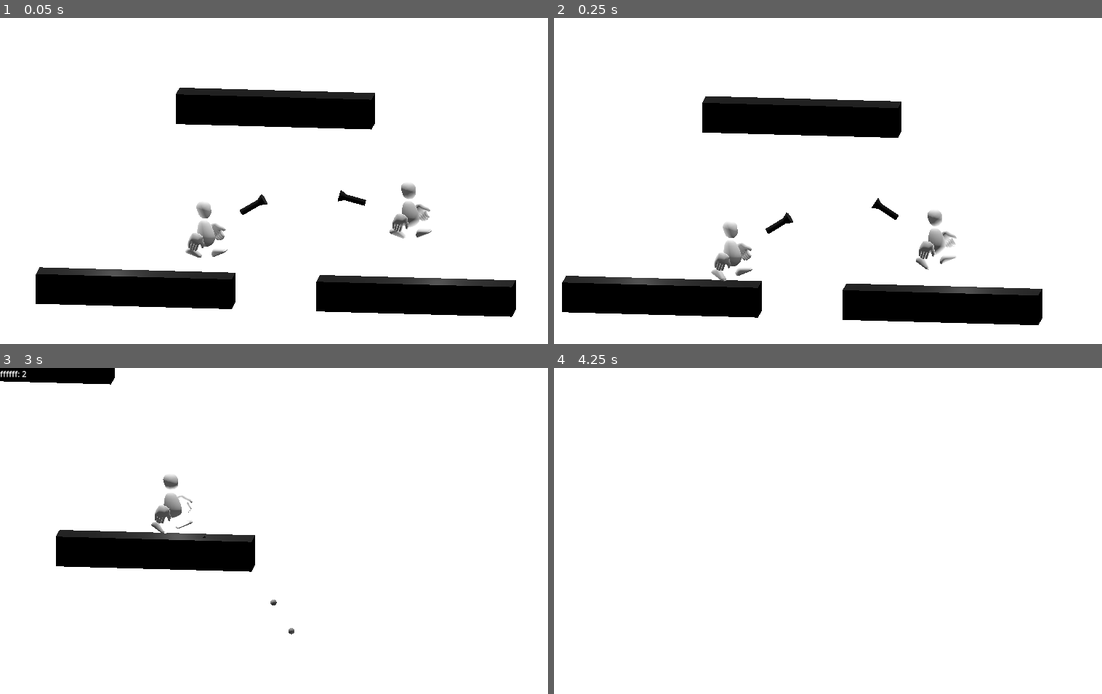
Above: before the commit, frames 1-4 (two rows, left to right).
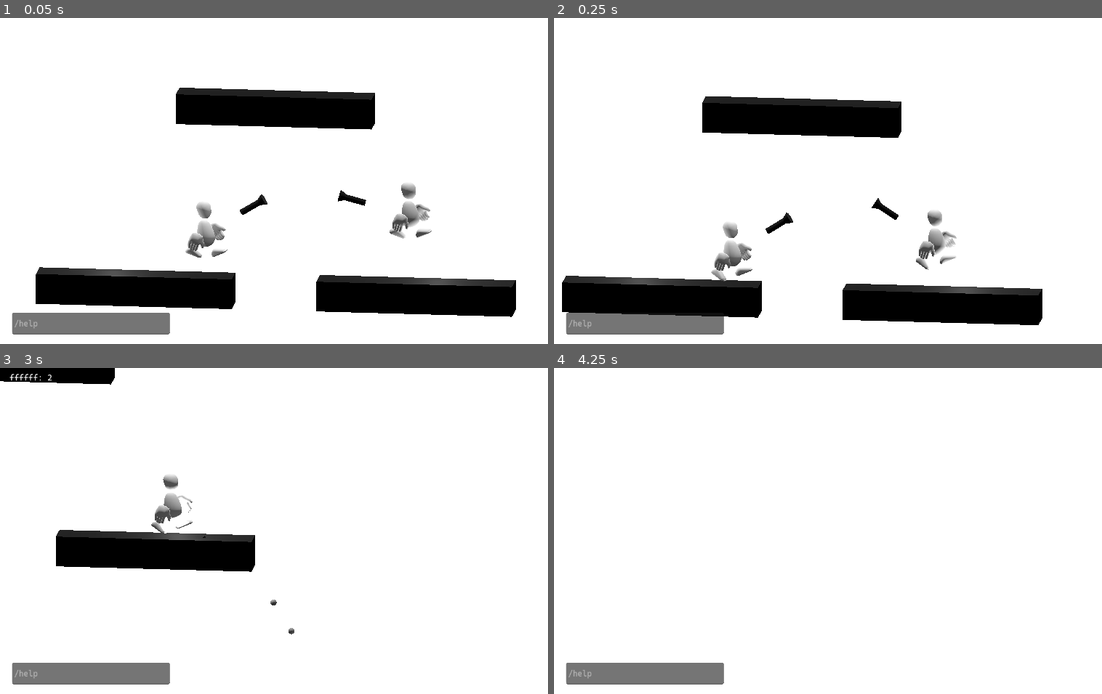
Above: after the commit, the same moments.

Repository: theowiik/project-epic-footsies-2
Game: Godot game, scene res://scenes/main.tscn
The game is run twice, just before and just after one commit, with the same random seed, the same clock (stepped at 60 frames per second) and the same inputs. The engine's default icon, where the game draws it, is replaced by a stand-in: a white triangle on a blue panel in a dark square.
Inputs (mouse positions are in pixels of both pictures, inside the frame that each line leads up to):
- Up to frame 1 (0.05 s): no input
- Up to frame 2 (0.25 s): no input
- Up to frame 3 (3 s): move the mouse to (416, 514) at 0.52 s; hold D 0.53-1.28 s; click (416, 514) at 0.67 s; tap Space at 0.77, 1.52 s; move the mouse to (175, 547) at 1.27 s; hold S 1.28-2.03 s; move the mouse to (350, 459) at 2.02 s; hold D 2.03-2.78 s; move the mouse to (263, 596) at 2.77 s; hold W from 2.78 s (still down); click (263, 596) at 2.92 s
- Up to frame 4 (4.25 s): tap Space at 3.02, 3.77 s; move the mouse to (1019, 579) at 3.52 s; release W at 3.53 s; hold A from 3.53 s (still down)

The runs differ from the first frame. In frame 1, 1.9% of the frame differs, in the area x 2-32%, y 90-98%; in frame 2, 1.8%; in frame 3, 2.0%, in the area x 0-32%, y 0-98%; in frame 4, 1.9%.

Commit message:
Add console

Diff:
--- a/game/scenes/hud.tscn
+++ b/game/scenes/hud.tscn
@@ -1,6 +1,7 @@
-[gd_scene load_steps=2 format=3 uid="uid://dacw2gn4smkwj"]
+[gd_scene load_steps=3 format=3 uid="uid://dacw2gn4smkwj"]
 
 [ext_resource type="Script" uid="uid://fspuivr1mf8v" path="res://scripts/hud.gd" id="1_ahhtf"]
+[ext_resource type="FontFile" uid="uid://b0he2rrpenx1d" path="res://assets/fonts/cascadia_mono.ttf" id="2_oo0fn"]
 
 [node name="HUD" type="Control"]
 layout_mode = 3
@@ -13,6 +14,29 @@
 
 [node name="ScoreLabel" type="Label" parent="."]
 layout_mode = 0
-offset_right = 40.0
-offset_bottom = 23.0
-text = "hello world"
+offset_left = 19.0
+offset_top = 10.0
+offset_right = 66.0
+offset_bottom = 33.0
+theme_override_fonts/font = ExtResource("2_oo0fn")
+text = "score"
+
+[node name="ConsoleLineEdit" type="LineEdit" parent="."]
+layout_mode = 0
+offset_left = 24.0
+offset_top = 586.0
+offset_right = 337.0
+offset_bottom = 629.0
+theme_override_fonts/font = ExtResource("2_oo0fn")
+placeholder_text = "/help"
+
+[node name="ConsoleLabel" type="RichTextLabel" parent="."]
+layout_mode = 0
+offset_left = 28.0
+offset_top = 356.0
+offset_right = 608.0
+offset_bottom = 565.0
+theme_override_fonts/normal_font = ExtResource("2_oo0fn")
+theme_override_font_sizes/normal_font_size = 13
+
+[connection signal="text_submitted" from="ConsoleLineEdit" to="." method="_on_console_line_edit_text_submitted"]
--- /dev/null
+++ b/game/scripts/console.gd
@@ -0,0 +1,79 @@
+class_name Console
+extends RefCounted
+
+var output_label: RichTextLabel
+var scene_tree: SceneTree
+var commands: Dictionary = {}
+
+
+func _init(output: RichTextLabel, tree: SceneTree):
+	output_label = output
+	scene_tree = tree
+	_register_commands()
+
+
+func _register_commands():
+	commands["apply"] = _cmd_apply
+	commands["list"] = _cmd_list
+	commands["help"] = _cmd_help
+
+
+func execute(input: String):
+	var parts = input.split(" ", false)
+	if parts.size() == 0:
+		return
+
+	var command = parts[0].trim_prefix("/")
+	var args = parts.slice(1)
+
+	if commands.has(command):
+		commands[command].call(args)
+	else:
+		write("Unknown command: " + command)
+		write("Type /help for available commands")
+
+
+func write(text: String):
+	output_label.text += text + "\n"
+
+
+func _cmd_apply(args: Array):
+	if args.size() < 1:
+		write("Usage: /apply <powerup_name>")
+		return
+
+	var powerup_name = args[0]
+	var players = _get_players()
+
+	if players.size() == 0:
+		write("No players found")
+		return
+
+	var success_count = 0
+	for player in players:
+		if player.apply_powerup(powerup_name):
+			success_count += 1
+
+	if success_count > 0:
+		write("Applied '%s' to %d player(s)" % [powerup_name, success_count])
+	else:
+		write("Failed to apply '%s' (already active or invalid)" % powerup_name)
+
+
+func _cmd_list(args: Array):
+	var registry = PowerUpRegistry.new()
+	var powerups = registry.get_all_powerups()
+	write("Available powerups:")
+	for powerup in powerups:
+		write("  - " + powerup)
+
+
+func _cmd_help(args: Array):
+	write("Available commands:")
+	write("  /apply <powerup_name> - Apply powerup to all players")
+	write("  /list - List all available powerups")
+	write("  /help - Show this help message")
+
+
+func _get_players() -> Array:
+	return scene_tree.get_nodes_in_group(Constants.PLAYERS_GROUP)
--- a/game/scripts/hud.gd
+++ b/game/scripts/hud.gd
@@ -1,9 +1,15 @@
 extends Control
 
 @onready var score_label: Label = $ScoreLabel
+@onready var console_input: LineEdit = $ConsoleLineEdit
+@onready var console_output: RichTextLabel = $ConsoleLabel
+
+var console: Console
 
 
 func _ready() -> void:
+	console = Console.new(console_output, get_tree())
+
 	for bulb in get_tree().get_nodes_in_group(Constants.BULBS_GROUP):
 		bulb.bulb_hit.connect(recalculate_scores)
 	get_tree().node_added.connect(_on_node_added)
@@ -28,3 +34,8 @@
 		texts.append("%s: %d" % [color.to_html(false), counts[color]])
 
 	score_label.text = " | ".join(texts)
+
+
+func _on_console_line_edit_text_submitted(new_text: String) -> void:
+	console_input.clear()
+	console.execute(new_text)
--- a/game/scripts/movement/decorators/double_jump_decorator.gd
+++ b/game/scripts/movement/decorators/double_jump_decorator.gd
@@ -1,2 +1,16 @@
 class_name DoubleJumpDecorator
 extends MoverDecorator
+
+var max_jumps: int = 2
+
+
+func _init(mover: MoverInterface, max_jump_count: int = 2):
+	super(mover)
+	max_jumps = max_jump_count
+
+
+func process_movement(input_vector: Vector2, delta: float, context: MovementContext) -> Vector3:
+	if context.jump_pressed and not context.is_on_floor and context.jump_count > 0 and context.jump_count < max_jumps:
+		context.jump_requested = true
+
+	return base_mover.process_movement(input_vector, delta, context)
--- a/game/scripts/movement/default_mover.gd
+++ b/game/scripts/movement/default_mover.gd
@@ -14,15 +14,20 @@
 func process_movement(input_vector: Vector2, delta: float, context: MovementContext) -> Vector3:
 	var velocity = Vector3.ZERO
 
-	# Horizontal movement
 	velocity.x = input_vector.x * speed
 	velocity.z = 0
+	velocity.y = context.velocity_y
 
-	# Vertical movement (gravity and jumping)
-	velocity.y = context.velocity_y
-	if not context.is_on_floor:
+	if context.is_on_floor:
+		context.jump_count = 0
+		if context.jump_pressed:
+			context.jump_requested = true
+	else:
 		velocity.y -= GRAVITY * delta
-	if context.jump_pressed and context.is_on_floor:
+
+	if context.jump_requested:
 		velocity.y = JUMP_VELOCITY
+		context.jump_count += 1
+		context.jump_requested = false
 
 	return velocity
--- a/game/scripts/movement/movement_context.gd
+++ b/game/scripts/movement/movement_context.gd
@@ -4,9 +4,13 @@
 var velocity_y: float = 0.0
 var is_on_floor: bool = false
 var jump_pressed: bool = false
+var jump_count: int = 0
+var jump_requested: bool = false
 
 
-func _init(vel_y: float = 0.0, on_floor: bool = false, jump: bool = false):
+func _init(vel_y: float = 0.0, on_floor: bool = false, jump: bool = false, jumps: int = 0):
 	velocity_y = vel_y
 	is_on_floor = on_floor
 	jump_pressed = jump
+	jump_count = jumps
+	jump_requested = false
--- a/game/scripts/player.gd
+++ b/game/scripts/player.gd
@@ -11,6 +11,7 @@
 var mover: MoverInterface
 var base_mover: MoverInterface
 var mover_decorators: Array[String] = []
+var jump_count: int = 0
 
 # Shooting
 var shooter: ShooterInterface
@@ -23,6 +24,8 @@
 
 
 func _ready():
+	add_to_group(Constants.PLAYERS_GROUP)
+
 	# input = GamepadInput.new(device_id)
 	input = KeyboardMouseInput.new(self)
 
@@ -54,11 +57,44 @@
 
 
 func _process_movement(delta: float) -> void:
-	var context = MovementContext.new(velocity.y, is_on_floor(), input.is_jump_just_pressed())
+	var context = MovementContext.new(velocity.y, is_on_floor(), input.is_jump_just_pressed(), jump_count)
 	velocity = mover.process_movement(input.get_movement(), delta, context)
+	jump_count = context.jump_count
 	move_and_slide()
 
 
 func _shoot():
 	var direction = (shoot_position.global_position - global_position).normalized()
-	shooter.shoot(shoot_position.global_position, direction, TEAM_COLOR, get_parent())
+	var context = ShootingContext.new(shoot_position.global_position, direction, TEAM_COLOR, get_parent())
+	shooter.shoot(context)
+
+
+func apply_powerup(powerup_name: String) -> bool:
+	var registry = PowerUpRegistry.new()
+
+	if registry.is_movement_powerup(powerup_name):
+		if not mover_decorators.has(powerup_name):
+			mover_decorators.append(powerup_name)
+			_rebuild_movement_chain()
+			return true
+	elif registry.is_shooting_powerup(powerup_name):
+		if not shooter_decorators.has(powerup_name):
+			shooter_decorators.append(powerup_name)
+			_rebuild_shooting_chain()
+			return true
+
+	return false
+
+
+func _rebuild_movement_chain():
+	var registry = PowerUpRegistry.new()
+	mover = base_mover
+	for powerup_name in mover_decorators:
+		mover = registry.create_movement_decorator(powerup_name, mover)
+
+
+func _rebuild_shooting_chain():
+	var registry = PowerUpRegistry.new()
+	shooter = base_shooter
+	for powerup_name in shooter_decorators:
+		shooter = registry.create_shooting_decorator(powerup_name, shooter)
--- /dev/null
+++ b/game/scripts/powerup_registry.gd
@@ -0,0 +1,40 @@
+class_name PowerUpRegistry
+extends RefCounted
+
+var movement_powerups = {
+	"phast": PhastDecorator,
+	"double_jump": DoubleJumpDecorator,
+}
+
+var shooting_powerups = {
+	"rapid_fire": RapidFireDecorator,
+	"triple_shot": TripleShotDecorator,
+	"fast_bullets": FastBulletsDecorator,
+}
+
+
+func get_all_powerups() -> Array[String]:
+	var all: Array[String] = []
+	all.append_array(movement_powerups.keys())
+	all.append_array(shooting_powerups.keys())
+	return all
+
+
+func is_movement_powerup(name: String) -> bool:
+	return movement_powerups.has(name)
+
+
+func is_shooting_powerup(name: String) -> bool:
+	return shooting_powerups.has(name)
+
+
+func create_movement_decorator(name: String, base: MoverInterface) -> MoverInterface:
+	if not movement_powerups.has(name):
+		return null
+	return movement_powerups[name].new(base)
+
+
+func create_shooting_decorator(name: String, base: ShooterInterface) -> ShooterInterface:
+	if not shooting_powerups.has(name):
+		return null
+	return shooting_powerups[name].new(base)
--- a/game/scripts/shooting/decorators/fast_bullets_decorator.gd
+++ b/game/scripts/shooting/decorators/fast_bullets_decorator.gd
@@ -4,5 +4,11 @@
 var speed_multiplier: float = 2.0
 
 
-func get_bullet_speed() -> float:
-	return base_shooter.get_bullet_speed() * speed_multiplier
+func _init(shooter: ShooterInterface, multiplier: float = 2.0):
+	super(shooter)
+	speed_multiplier = multiplier
+
+
+func shoot(context: ShootingContext) -> void:
+	context.speed_multiplier *= speed_multiplier
+	base_shooter.shoot(context)
--- a/game/scripts/shooting/decorators/rapid_fire_decorator.gd
+++ b/game/scripts/shooting/decorators/rapid_fire_decorator.gd
@@ -1,6 +1,13 @@
 class_name RapidFireDecorator
 extends ShooterDecorator
 
+var delay_multiplier: float = 0.5
+
+
+func _init(shooter: ShooterInterface, multiplier: float = 0.5):
+	super(shooter)
+	delay_multiplier = multiplier
+
 
 func get_shoot_delay() -> float:
-	return base_shooter.get_shoot_delay() * 0.5
+	return base_shooter.get_shoot_delay() * delay_multiplier
--- a/game/scripts/shooting/decorators/triple_shot_decorator.gd
+++ b/game/scripts/shooting/decorators/triple_shot_decorator.gd
@@ -4,11 +4,16 @@
 var spread_angle: float = 15.0
 
 
-func shoot(from_position: Vector3, direction: Vector3, team_color: Color, parent: Node) -> void:
-	base_shooter.shoot(from_position, direction, team_color, parent)
+func _init(shooter: ShooterInterface, angle: float = 15.0):
+	super(shooter)
+	spread_angle = angle
 
-	var left_dir = direction.rotated(Vector3.FORWARD, deg_to_rad(spread_angle))
-	base_shooter.shoot(from_position, left_dir, team_color, parent)
 
-	var right_dir = direction.rotated(Vector3.FORWARD, -deg_to_rad(spread_angle))
-	base_shooter.shoot(from_position, right_dir, team_color, parent)
+func shoot(context: ShootingContext) -> void:
+	var left_dir = context.direction.rotated(Vector3.FORWARD, deg_to_rad(spread_angle))
+	context.extra_shots.append({"direction": left_dir})
+
+	var right_dir = context.direction.rotated(Vector3.FORWARD, -deg_to_rad(spread_angle))
+	context.extra_shots.append({"direction": right_dir})
+
+	base_shooter.shoot(context)
--- a/game/scripts/shooting/default_shooter.gd
+++ b/game/scripts/shooting/default_shooter.gd
@@ -6,28 +6,30 @@
 var shoot_delay: float = 0.3
 
 
-func get_bullet_scene() -> PackedScene:
-	return bullet_scene
-
-
-func get_bullet_speed() -> float:
-	return bullet_speed
-
-
 func get_shoot_delay() -> float:
 	return shoot_delay
 
 
-func shoot(from_position: Vector3, direction: Vector3, team_color: Color, parent: Node) -> void:
-	spawn_bullet(from_position, direction, team_color, parent)
+func shoot(context: ShootingContext) -> void:
+	if context.bullet_scene == null:
+		context.bullet_scene = bullet_scene
+
+	if context.bullet_speed == 0:
+		context.bullet_speed = bullet_speed * context.speed_multiplier
+
+	spawn_bullet(context.from_position, context.direction, context.team_color, context.parent, context)
+
+	for extra in context.extra_shots:
+		var extra_dir = extra.get("direction", context.direction)
+		spawn_bullet(context.from_position, extra_dir, context.team_color, context.parent, context)
 
 
 func spawn_bullet(
-	from_position: Vector3, direction: Vector3, team_color: Color, parent: Node
+	from_position: Vector3, direction: Vector3, team_color: Color, parent: Node, context: ShootingContext
 ) -> void:
-	var bullet = get_bullet_scene().instantiate()
+	var bullet = context.bullet_scene.instantiate()
 	bullet.position = from_position
-	bullet.speed = get_bullet_speed()
+	bullet.speed = context.bullet_speed
 	bullet.set_direction(direction)
 	bullet.team_color = team_color
 	parent.add_child(bullet)
--- a/game/scripts/shooting/shooter_decorator.gd
+++ b/game/scripts/shooting/shooter_decorator.gd
@@ -8,17 +8,9 @@
 	base_shooter = shooter
 
 
-func get_bullet_scene() -> PackedScene:
-	return base_shooter.get_bullet_scene()
-
-
-func get_bullet_speed() -> float:
-	return base_shooter.get_bullet_speed()
-
-
 func get_shoot_delay() -> float:
 	return base_shooter.get_shoot_delay()
 
 
-func shoot(from_position: Vector3, direction: Vector3, team_color: Color, parent: Node) -> void:
-	base_shooter.shoot(from_position, direction, team_color, parent)
+func shoot(context: ShootingContext) -> void:
+	base_shooter.shoot(context)
--- a/game/scripts/shooting/shooter_interface.gd
+++ b/game/scripts/shooting/shooter_interface.gd
@@ -2,18 +2,8 @@
 extends RefCounted
 
 
-func shoot(_from_position: Vector3, _direction: Vector3, _team_color: Color, _parent: Node) -> void:
+func shoot(_context: ShootingContext) -> void:
 	push_error("ShooterInterface.shoot() not implemented")
-
-
-func get_bullet_scene() -> PackedScene:
-	push_error("ShooterInterface.get_bullet_scene() not implemented")
-	return null
-
-
-func get_bullet_speed() -> float:
-	push_error("ShooterInterface.get_bullet_speed() not implemented")
-	return 0.0
 
 
 func get_shoot_delay() -> float:
--- /dev/null
+++ b/game/scripts/shooting/shooting_context.gd
@@ -0,0 +1,18 @@
+class_name ShootingContext
+extends RefCounted
+
+var from_position: Vector3
+var direction: Vector3
+var team_color: Color
+var parent: Node
+var bullet_speed: float = 0.0
+var bullet_scene: PackedScene = null
+var speed_multiplier: float = 1.0
+var extra_shots: Array[Dictionary] = []
+
+
+func _init(pos: Vector3, dir: Vector3, color: Color, p: Node):
+	from_position = pos
+	direction = dir
+	team_color = color
+	parent = p
Binary file added: game/assets/fonts/cascadia_mono.ttf
Not shown, added: game/assets/fonts/cascadia_mono.ttf.import
Not shown, added: game/scripts/console.gd.uid
Not shown, added: game/scripts/powerup_registry.gd.uid
Not shown, added: game/scripts/shooting/shooting_context.gd.uid
